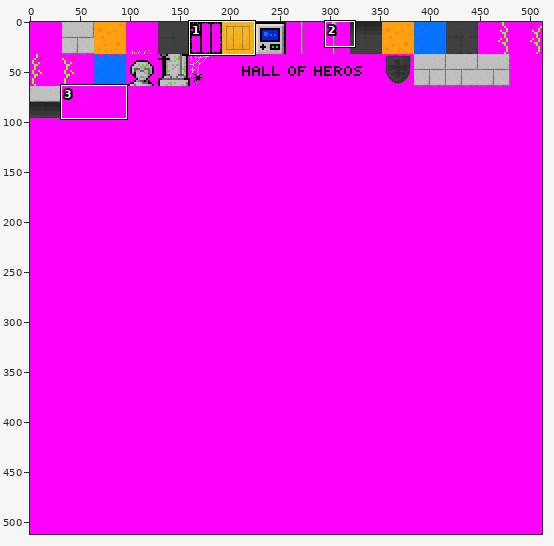
A sprite sheet gets an edit: media/image/tiles.png. Above: a wide view before the commit, with the close-up outlined.
Close-up. Old version:
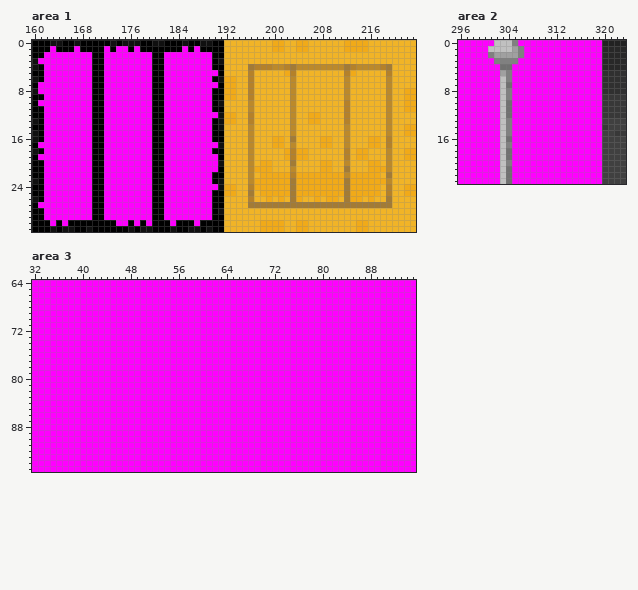
The file is 512x512 pixels. Colours within 5 levels of each other are drawn and written as one. Shown: area 1: x 160..223, y 0..31; area 2: x 296..323, y 0..23; area 3: x 32..95, y 64..95.
After the commit:
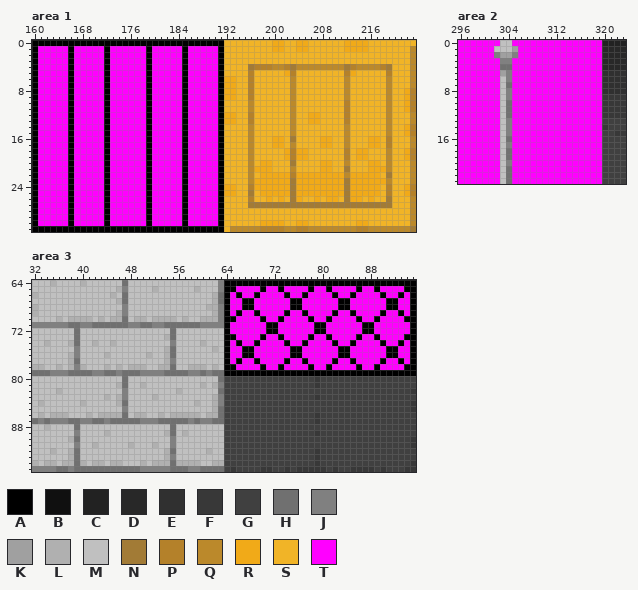
Palette (. is transparent): A #000000  B #101010  C #222222  D #282828  E #303030  F #383838  G #404040  H #707070  J #808080  K #a0a0a0  L #b0b0b0  M #c0c0c0  N #a27b36  P #b4812a  Q #bb892b  R #f1aa18  S #f1b427  T #ff00ff
Edits made:
Changed rows in their new state; - is an unchanged pixel.
Area 1:
first column x 160:
 0 ---AA--A-----A-AAA--AA---A--AA----------------------------------
 1 -TT-TT--TTTTAT--T-T-TTTTTAT-TTT--------------------------------Q
 2 -T----A---TTA------ATT---A----T--------------------------------Q
 3 A-----A---TTA------ATT---A----TA-------------------------------Q
 4 AT----A---TTA------ATT---A----T--------------------------------Q
 5 -T----A---TTA------ATT---A-------------------------------------Q
 6 AT----A---TTA------ATT---A----TA-------------------------------Q
 7 ------A---TTA------ATT---A-------------------------------------Q
 8 A-----A---TTA------ATT---A----T--------------------------------P
 9 -T----A---TTA------ATT---A----T--------------------------------P
10 ------A---TTA------ATT---A----TA-------------------------------P
11 -T----A---TTA------ATT---A----T--------------------------------P
12 -T----A---TTA------ATT---A-----A-------------------------------Q
13 AT----A---TTA------ATT---A----TA-------------------------------Q
14 -T----A---TTA------ATT---A----TA-------------------------------P
15 AT----A---TTA------ATT---A----T--------------------------------P
16 AT----A---TTA------ATT---A----T--------------------------------Q
17 ------A---TTA------ATT---A-----A-------------------------------Q
18 AT----A---TTA------ATT---A----T--------------------------------P
19 ------A---TTA------ATT---A-------------------------------------P
20 -T----A---TTA------ATT---A-----A-------------------------------Q
21 -T----A---TTA------ATT---A-------------------------------------Q
22 -T----A---TTA------ATT---A----T--------------------------------Q
23 AT----A---TTA------ATT---A----TA-------------------------------Q
24 -T----A---TTA------ATT---A-----A-------------------------------P
25 -T----A---TTA------ATT---A----T--------------------------------P
26 AT----A---TTA------ATT---A----T--------------------------------Q
27 ------A---TTA------ATT---A----T--------------------------------Q
28 -T----A---TTA------ATT---A----TA-------------------------------Q
29 -T----A---TTA------ATT---A----T--------------------------------Q
30 -TT-T--TTTTT-T--T-TATTT-T-T-TTT--------------------------------Q
31 ---A-AA--A------A-AA---A--AA-A---QQQQQPPPPQQPPQQQQQQQQPPQQQQQQQN
Area 2:
first column x 301:
 0 -T--T-
 1 T----T
 2 TJ--JT
 3 -T--T-
Area 3:
first column x 32:
64 MMMLMMMMLMMMMMMHMMMMMMMMMMMMMMMJAAAAAAAAAAAAAAAAAAAAAAAAAAAAAAAA
65 MMMMMMMMMMMMMMLJMMMMLMMMMMMLMMMJAA----A--A----A--A----A--A----AA
66 LMMMMMMMMMMMMLMHMMMMMMMMMMMMMMLHA-A--A----A--A----A--A----A--A-A
67 MMMMMMMMMMMMMMLHMMMMMMMMMMMMMMLHA--AA------AA------AA------AA--A
68 LMMMMMMMMMMMMMMJMMMMMMMMMMMMMLLJA--AA------AA------AA------AA--A
69 LMMMMMMMMMMMMMLJMMMMMMMMMMMMMMLJA-A--A----A--A----A--A----A--A-A
70 MMMMLMLLLLMLMLLHMLLMLLLLMLMMLLLJAA----A--A----A--A----A--A----AA
71 JJJJJJHHJJHHHHHHJJHHJJHHHHHHJJJJA------AA------AA------AA------A
72 MMMMMMMHMMMMMMMMMMMMMMMHMMMMMMMMA------AA------AA------AA------A
73 MMMMMMMHMMMMMMMMMMMMMMLHMMMMMMMMAA----A--A----A--A----A--A----AA
74 MMLMMMLHMMLMMLMMMMMMMMMJMMMMLMMMA-A--A----A--A----A--A----A--A-A
75 MMMMMMMJMMMMMMMMMMMMMMLHMMMMMMLMA--AA------AA------AA------AA--A
76 MMMMMMLJMMMMLMMMMMMLMMLHMMMMMMMMA--AA------AA------AA------AA--A
77 MMMMMMLHMMMMMMMMMMMMMMLJMMMMMMMMA-A--A----A--A----A--A----A--A-A
78 LLMMLMLJLMMMLMLMLLLMMLLHMMLLLMLMAA----A--A----A--A----A--A----AA
79 HHHJJJHHHHJJHHJHHHJJJJHHHHJJHJHHAAAAAAAAAAAAAAAAAAAAAAAAAAAAAAAA
80 MMMMMMMMMMMMMMMHMMMMMMMMMMMMMMMHGGGGGGGGGGGGGGGFGGGGGGGGGGGGGGGG
81 MMMMMMMMMMMMMMLHMMLMMMMMMMMMLMLJGGGGGGGGGGGGGGGFGGGGGGGGGGGGGGGG
82 MMMMLMMMMMMMMMMJMMMMMMMMLMMMMMMHGGGGGGGGGGGGGGGGGGGGGGGGGGGGGGGF
83 MMMMMMMMMMMMLMLJMMMMLMMMMMMMMMLJGGGGGGGGGGGGGGGFGGGGGGGGGGGGGGGG
84 MLMMMMMMLMMMMMLHMMMMMMMMMMMLMMLJGGGGGGGGGGGGGGGGGGGGGGGGGGGGGGGF
85 MMMMMMMMMMMMMMMJMMMMMMMMMMMMMMLHGGGGGGGGGGGGGGGGGGGGGGGGGGGGGGGF
86 MLMLLLMMMLMLLLLHMLLMMLMLLLLLMLLHGGGGGGGGGGGGGGGFGGGGGGGGGGGGGGGG
87 HJHJJJHHJJHHJHHHHHJJJHHHHHJHJJHHGGGGGGGGGGGGGGGFGGGGGGGGGGGGGGGG
88 MMLMMMMHMMMMMMMMMMMMMMMHMMMMMMMMGGGGGGGGGGGGGGGGGGGGGGGGGGGGGGGG
89 MMMMMMMJMMMMLMMMMMMMMMLHMLMMMMMMGGGGGGGGGGGGGGGFGGGGGGGGGGGGGGGG
90 MMMMMMLHMMMMMMMMMMMMMMMJMMMMMMMMGGGGGGGGGGGGGGGGGGGGGGGGGGGGGGGF
91 MMMMMMMJMMLMMMMMLMMMLMMJMMMMMMMMGGGGGGGGGGGGGGGGGGGGGGGGGGGGGGGF
92 MMMLMMLHMMMMMMMMMMMMMMLHMMMMMLMMGGGGGGGGGGGGGGGFGGGGGGGGGGGGGGGG
93 MMMMMMLHMMMMMMMMMMMMMMLJMMMMMMMMGGGGGGGGGGGGGGGFGGGGGGGGGGGGGGGG
94 LMLLMLLHLMLLMLLMMMLMLLLHLLLLMMLLGGGGGGGGGGGGGGGFGGGGGGGGGGGGGGGF
95 JJJJHHJHHHHHHHHHHHJJJJJHHHJJHHHHGFGGGGFFGGFGFFFFFGFGGFFFFGFGGGFF
